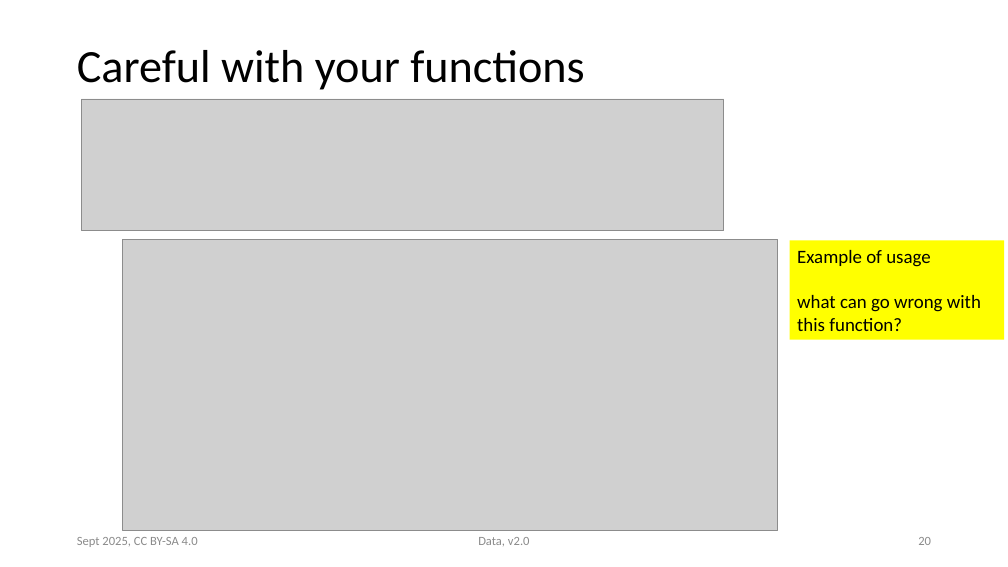
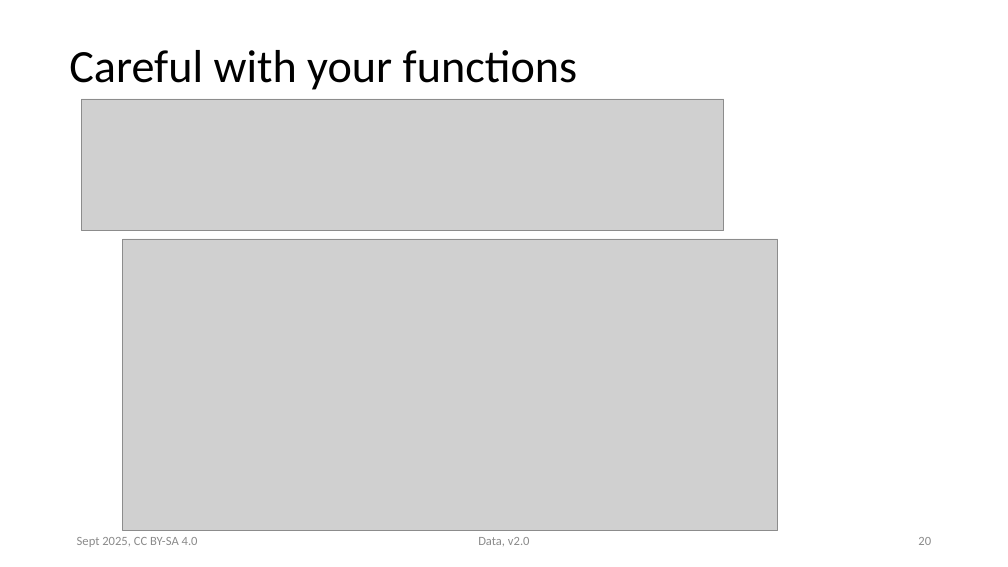
Before and after one commit to victoris93/data_class, a slide deck: slide 20 of numpy.pptx. Drawn at 1008x567 pixels with LibreOffice and Linux fonts; fonts in the diff are those of the drawing; grey boxes stand for pictures. Boxes give left, top, right and bottom in pixels: in the first picture for what was removed or moved away, otherwise in the second. Text is boxed around its words. In the diff, an @@ line names an element or a change of style, - is before the commit and + after.

```diff
--- a/numpy.pptx
+++ b/numpy.pptx
@@ title "Careful with your functions": place and size @@
-title "Careful with your functions" at (77,50,584,90)
+title "Careful with your functions" at (69,50,577,90)
@@ rectangle removed at (790,240,1004,340) @@
-Example of usage
-what can go wrong with this function?
```
Also in this commit, not shown: 32 other slides changed, 2 other files.
